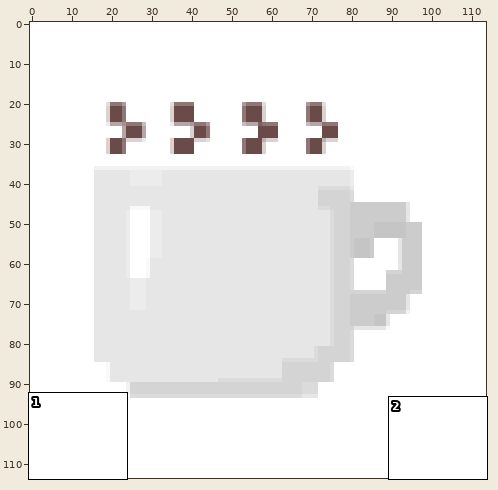
Sprite sheet, stored at front/dist/static/images/favicons/apple-icon-114x114.png. The first picture is a wide view before the edit; the outline marks the close-up.
Close-up. Before the edit:
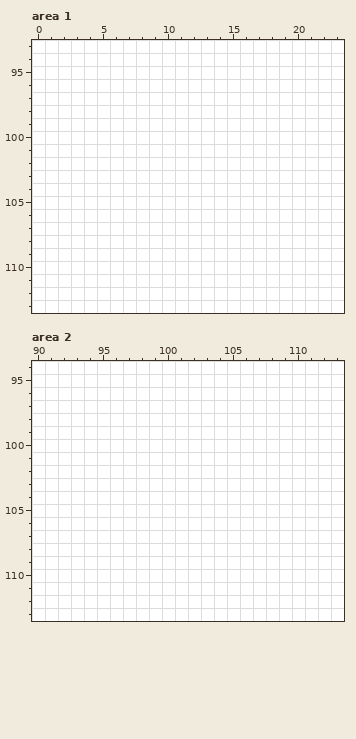
The file is 114x114 pixels. Pixels under 10% opacity are left out. Colours within 5 levels of each other are drawn and written as one. Shown: area 1: x 0..23, y 93..113; area 2: x 90..113, y 94..113. The commit also changed other parts of the picture, which this record leaves out.
Now the later version:
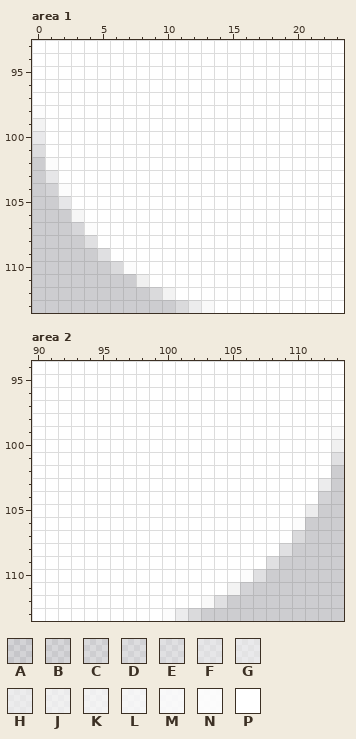
Palette (. is transparent): A #ffffff20  B #ffffff30  C #ffffff40  D #ffffff50  E #ffffff60  F #ffffff80  G #ffffff90  H #ffffffa0  J #ffffffb0  K #ffffffc0  L #ffffffd0  M #ffffffe0  N #fffffff0  P #ffffff
Diff:
Area 1:
y 98: x 0 P -> N
y 99: x 0 P -> K
y 100: x 0 P -> G
y 101: x 0 P -> D
y 102: x 0..1 PP -> .N
y 103: x 0..1 PP -> .F
y 104: x 0..2 PPP -> .AN
y 105: x 0..2 PPP -> ..F
y 106: x 0..3 PPPP -> ...L
y 107: x 0..4 PPPPP -> ...BN
y 108: x 0..4 PPPPP -> ....E
y 109: x 0..5 PPPPPP -> .....E
y 110: x 0..7 PPPPPPPP -> ......CN
y 111: x 0..8 PPPPPPPPP -> ........J
y 112: x 0..10 PPPPPPPPPPP -> .........CK
y 113: x 0..13 PPPPPPPPPPPPPP -> ...........CHM
Area 2:
y 99: x 113 P -> M
y 100: x 113 P -> J
y 101: x 113 P -> E
y 102: x 113 P -> .
y 103: x 112..113 PP -> H.
y 104: x 112..113 PP -> A.
y 105: x 111..113 PPP -> H..
y 106: x 110..113 PPPP -> N...
y 107: x 110..113 PPPP -> C...
y 108: x 109..113 PPPPP -> E....
y 109: x 108..113 PPPPPP -> E.....
y 110: x 106..113 PPPPPPPP -> NE......
y 111: x 105..113 PPPPPPPPP -> KA.......
y 112: x 103..113 PPPPPPPPPPP -> ME.........
y 113: x 100..113 PPPPPPPPPPPPPP -> NHC...........
